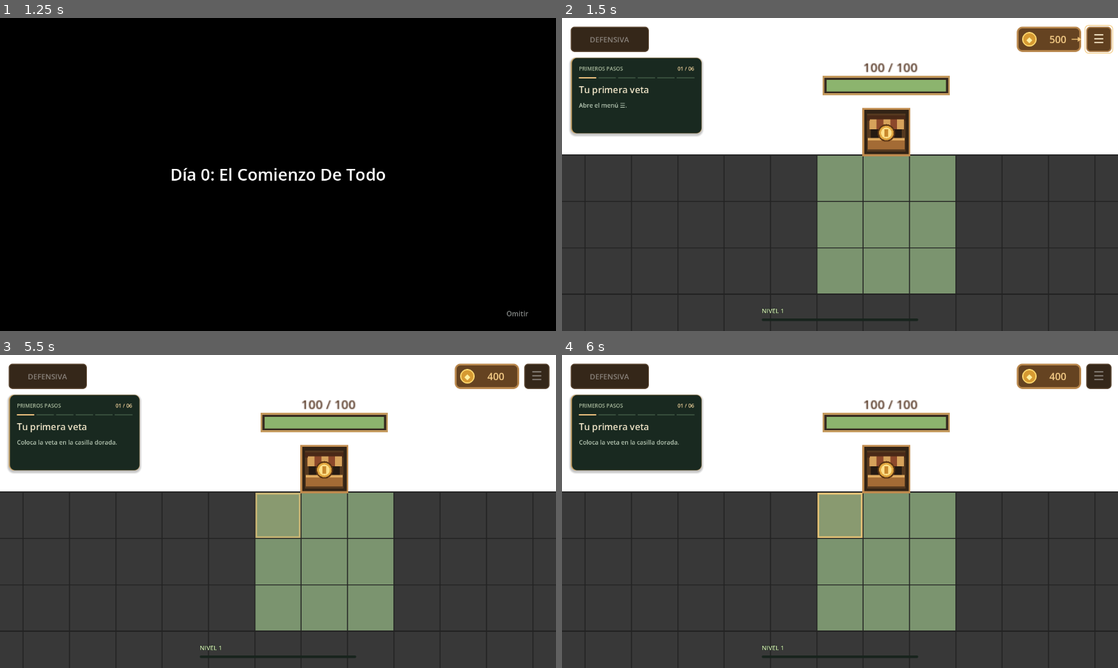
Above: before the commit, frames 1-4 (two rows, left to right).
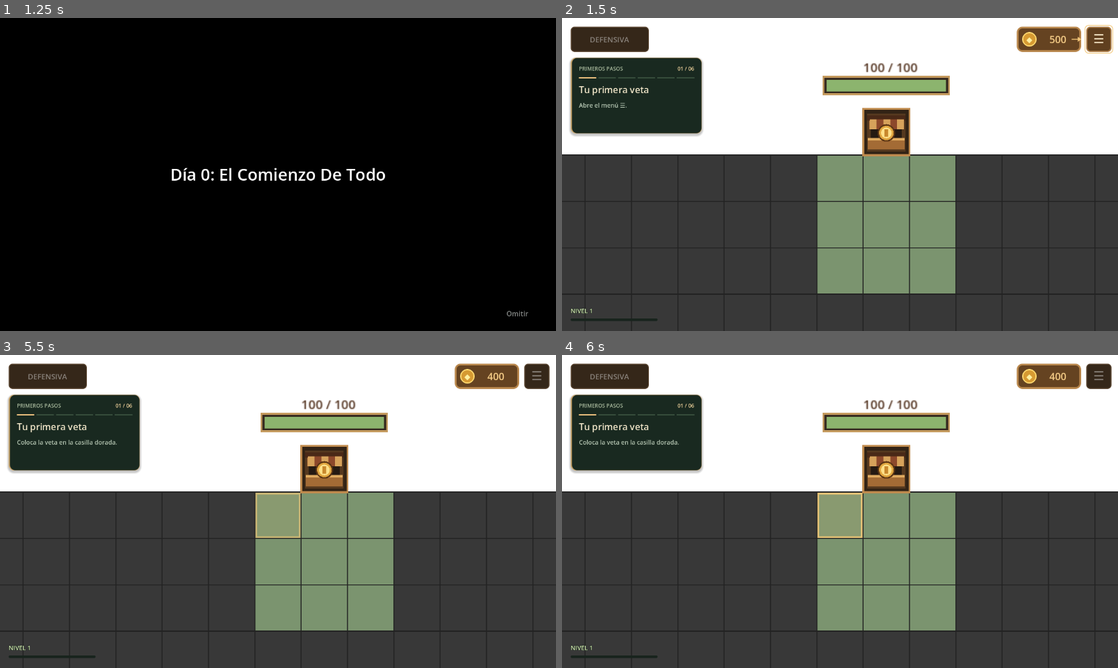
Above: after the commit, the same moments.

Repository: Therix13/MinerZombier
Game: Godot game, scene res://main.tscn
Same seed, same stepped clock (60 frames per second), same inputs: the game is played once before the commit and once after it.
Inputs (mouse positions are in pixels of both pictures, inside the frame that each line leads up to):
- Up to frame 1 (1.25 s): tap Enter at 0.5 s; move the mouse to (400, 158) at 0.52 s; tap Backspace at 0.6 s; click (400, 158) at 0.67 s
- Up to frame 2 (1.5 s): click "Omitir" at 1.25 s
- Up to frame 3 (5.5 s): click "☰" at 2 s; click "BASE >" at 2.75 s; click "← VOLVER" at 3.5 s; click "BASE >" at 4.25 s; click "VETA DE CARBÓN · 100" at 5 s
- Up to frame 4 (6 s): tap Space at 5.75 s; drag from (728, 527) to (812, 574) at 5.77 s

Frame 1 is identical in both runs. In frame 2, 0.3% of the frame differs, in the area x 1-64%, y 92-97%; in frame 3, 0.3%; in frame 4, 0.3%.

Commit message:
Add animated mining hint and combat-focused exponential leveling

Diff:
--- a/Scripts/progression_manager.gd
+++ b/Scripts/progression_manager.gd
@@ -5,11 +5,11 @@
 signal technology_unlocked(technology_id: String)
 signal research_unlocked(research_id: String)
 
-const BASE_LEVEL_EXPERIENCE: int = 25
-const LEVEL_EXPERIENCE_STEP: int = 15
+const BASE_LEVEL_EXPERIENCE: int = 50
+const LEVEL_EXPERIENCE_GROWTH: float = 1.6
 const POINTS_PER_LEVEL: int = 1
-const ZOMBIE_EXPERIENCE: int = 10
-const SALE_EXPERIENCE := {"coal": 2, "brass": 3}
+const ZOMBIE_EXPERIENCE: int = 25
+const SALE_EXPERIENCE := {"coal": 1, "brass": 2}
 const RESEARCHES := {
 	"drill": {
 		"name": "Taladro", "branch": "MINERÍA", "cost": 1, "level": 2,
@@ -44,7 +44,7 @@
 var unlocked: Dictionary = {}
 
 func experience_to_next_level() -> int:
-	return BASE_LEVEL_EXPERIENCE + (level - 1) * LEVEL_EXPERIENCE_STEP
+	return roundi(BASE_LEVEL_EXPERIENCE * pow(LEVEL_EXPERIENCE_GROWTH, level - 1))
 
 func add_experience(amount: int) -> void:
 	if amount <= 0:
--- a/Scripts/shop_manager.gd
+++ b/Scripts/shop_manager.gd
@@ -160,9 +160,9 @@
 
 func build_progression_panel() -> void:
 	progression_panel = PanelContainer.new()
-	progression_panel.set_anchors_and_offsets_preset(Control.PRESET_CENTER_BOTTOM)
-	progression_panel.offset_left = -180.0
-	progression_panel.offset_right = 180.0
+	progression_panel.set_anchors_and_offsets_preset(Control.PRESET_BOTTOM_LEFT)
+	progression_panel.offset_left = 20.0
+	progression_panel.offset_right = 220.0
 	progression_panel.offset_top = -58.0
 	progression_panel.offset_bottom = -20.0
 	progression_panel.mouse_filter = Control.MOUSE_FILTER_IGNORE
@@ -199,7 +199,7 @@
 	level_label.text = "NIVEL %d" % progression.level
 	experience_bar.max_value = progression.experience_to_next_level()
 	experience_bar.value = progression.experience
-	experience_bar.tooltip_text = "EXP %d / %d\nGana EXP vendiendo minerales y derrotando zombis." % [progression.experience, progression.experience_to_next_level()]
+	experience_bar.tooltip_text = "EXP %d / %d\nZombi +%d · venta de carbón +%d · venta de latón +%d." % [progression.experience, progression.experience_to_next_level(), progression.ZOMBIE_EXPERIENCE, progression.SALE_EXPERIENCE["coal"], progression.SALE_EXPERIENCE["brass"]]
 	progression_panel.visible = not shop_open and not shop_animating
 	refresh_research_buttons()
 	refresh_item_buttons()
@@ -216,7 +216,7 @@
 	if progression == null:
 		return
 	research_summary = create_label("", 17, Color("#d6edb4"))
-	research_summary.tooltip_text = "Cada nivel otorga 1 punto de investigación.\nEXP: zombis +10 · carbón vendido +2 · latón vendido +3."
+	research_summary.tooltip_text = "Cada nivel otorga 1 punto de investigación.\nEXP: zombi +%d · carbón vendido +%d · latón vendido +%d." % [progression.ZOMBIE_EXPERIENCE, progression.SALE_EXPERIENCE["coal"], progression.SALE_EXPERIENCE["brass"]]
 	shop_content.add_child(research_summary)
 	var previous_branch: String = ""
 	var row: HBoxContainer
--- a/Scripts/tutorial_guide.gd
+++ b/Scripts/tutorial_guide.gd
@@ -9,12 +9,19 @@
 var resupply_taught: bool = false
 var last_transitioning: bool = false
 var pointer: GuidePointer
+var click_mouse := StyleBoxFlat.new()
+var click_button := StyleBoxFlat.new()
 
 func _ready() -> void:
 	game = get_parent() as Node2D
 	cycle = game.get("cycle")
 	game.get("renderer").tutorial = cycle
 	z_index = 1000
+	click_mouse.bg_color = Color("#192920")
+	click_mouse.border_color = Color("#f0c777")
+	click_mouse.set_border_width_all(1)
+	click_mouse.set_corner_radius_all(7)
+	click_button.set_corner_radius_all(3)
 	pointer = GuidePointer.new()
 	pointer.name = "TutorialPointer"
 	game.get("shop").add_child(pointer)
@@ -220,6 +227,8 @@
 			color = Color("#b6d98e")
 		draw_rect(rect, Color(color, 0.12))
 		draw_rect(rect, Color(color, glow), false, 2.0)
+	if cells.size() == 1 and cycle.mining.vein_at(cells[0]) != "" and (not lesson or cycle.tutorial_step in [1, 5]):
+		draw_mining_click(cells[0])
 	if cells.size() == 2 and (not lesson or cycle.tutorial_step in [1, 5]):
 		var source: Vector2 = cycle.grid.get_cell_rect(cells[0]).get_center()
 		var destination: Vector2 = cycle.grid.get_cell_rect(cells[1]).get_center()
@@ -229,6 +238,20 @@
 		draw_line(source + direction * 15.0, end, color, 1.5, true)
 		draw_line(end, end - direction.rotated(0.55) * 8.0, color, 1.5, true)
 		draw_line(end, end - direction.rotated(-0.55) * 8.0, color, 1.5, true)
+
+func draw_mining_click(cell: Vector2i) -> void:
+	var rect: Rect2 = cycle.grid.get_cell_rect(cell)
+	var press: float = 0.5 + 0.5 * sin(pulse * 5.5)
+	var origin: Vector2 = Vector2(rect.get_center().x, rect.position.y - 15.0 + 1.5 * sin(pulse * 3.0) + press)
+	draw_style_box(click_mouse, Rect2(origin - Vector2(7, 10), Vector2(14, 20)))
+	click_button.bg_color = Color("#64734c").lerp(Color("#f0c777"), press)
+	draw_style_box(click_button, Rect2(origin + Vector2(-5.5, -8.5), Vector2(5, 8)))
+	draw_line(origin + Vector2(0, -8.5), origin + Vector2(0, -1), Color("#f0c777"), 0.8, true)
+	draw_line(origin + Vector2(-5.5, 0), origin + Vector2(5.5, 0), Color("#f0c777"), 0.8, true)
+	var flash := Color(0.94, 0.78, 0.47, press)
+	draw_line(origin + Vector2(-10, -7), origin + Vector2(-14, -9), flash, 1.0, true)
+	draw_line(origin + Vector2(-7, -12), origin + Vector2(-9, -16), flash, 1.0, true)
+	draw_line(origin + Vector2(-12, -2), origin + Vector2(-16, -2), flash, 1.0, true)
 
 class GuidePointer extends Control:
 	var target: Control
--- a/tests/interactions.gd
+++ b/tests/interactions.gd
@@ -111,7 +111,7 @@
 	check(not mover.drop("belt", a, left) and mover.cell_data(a) == before and mover.cell_data(left) == right_data, "Invalid platform swaps preserve both buildings")
 	check(mover.drop("nugget", a, left) and game.launchers.launchers[left]["ammo"].size() == 2 and game.conveyors.belts.has(a) and game.mining.nuggets_at(a) == 0, "Loading ammunition still consumes ore without moving its belt")
 	put(a, {"coal": 1})
-	check(mover.drop("nugget", a, game.grid.sale_cell) and game.economy.coins == coins + 5 and game.progression.total_experience == 2, "Selling still consumes one nugget and awards the normal rewards")
+	check(mover.drop("nugget", a, game.grid.sale_cell) and game.economy.coins == coins + 5 and game.progression.total_experience == 1, "Selling still consumes one nugget and awards the normal rewards")
 	clear_items()
 	put(a, {"coal": 1})
 	put(b, {"brass": 1})
--- a/tests/lifecycle.gd
+++ b/tests/lifecycle.gd
@@ -56,7 +56,7 @@
 	check_first_automated_sale(game)
 	for iteration in range(3):
 		game.get("cycle").day = 2
-		game.get("progression").add_experience(120)
+		game.get("progression").add_experience(260)
 		game.call("research_technology", "drill")
 		game.call("research_technology", "brass")
 		var refs: Array[WeakRef] = manager_refs(game)
--- a/tests/progression.gd
+++ b/tests/progression.gd
@@ -22,15 +22,22 @@
 
 func check_level_rules() -> void:
 	var player: RefCounted = ProgressionScript.new()
+	var curve: Array[int] = []
+	for value in range(1, 6):
+		player.level = value
+		curve.append(player.experience_to_next_level())
+	check(curve == [50, 80, 128, 205, 328], "Level requirements follow the exponential curve")
+	player.level = 1
+	check(ProgressionScript.ZOMBIE_EXPERIENCE >= 12 * ProgressionScript.SALE_EXPERIENCE["brass"], "Zombie kills dominate the small mineral-sale rewards")
 	var levels: Array[int] = []
 	player.level_up.connect(func(value: int) -> void: levels.append(value))
 	player.add_experience(-50)
 	player.award_sale("unknown")
 	check(player.total_experience == 0, "Invalid rewards do not change EXP")
-	player.add_experience(24)
+	player.add_experience(49)
 	check(player.level == 1 and player.research_points == 0, "No early level or research point")
 	check(not player.research("drill"), "Minimum level is required for research")
-	player.add_experience(96)
+	player.add_experience(209)
 	check(player.level == 4 and player.experience == 0 and player.research_points == 3 and levels == [2, 3, 4], "Large rewards grant each level and its research point")
 	check(not player.research("unknown") and not player.research("mining_i"), "Unknown and removed global technologies spend no points")
 	check(not player.research("junction_belt"), "Unlocks require their prerequisite")
@@ -39,7 +46,7 @@
 	check(not player.research("curved_belts") and player.research_points == 1, "Duplicate research is refused")
 	check(player.is_item_unlocked("corner_right") and player.is_item_unlocked("corner_left"), "One curved-belt research unlocks both directions")
 	check(not player.research("junction_belt"), "Advanced conveyors refuse an unaffordable unlock")
-	player.add_experience(70)
+	player.add_experience(205)
 	check(player.research("junction_belt") and player.research_points == 0 and player.is_item_unlocked("junction"), "Advanced unlock costs two points and unlocks the T belt")
 	check(not player.research("drill") and not player.is_item_unlocked("drill"), "Insufficient points leave an item locked")
 	check(player.is_item_unlocked("coal") and player.is_item_unlocked("launcher") and not player.is_item_unlocked("unknown"), "Tutorial items stay available and unknown items stay locked")
@@ -73,27 +80,31 @@
 	for index in range(7): mining.mine(Vector2i(15, 1))
 	check(player.total_experience == 0, "Mining alone does not duplicate sale EXP")
 	mining.move_nugget(Vector2i(15, 0), game.grid.sale_cell)
-	check(player.total_experience == 2, "Manual coal sale awards EXP")
+	check(player.total_experience == 1, "Manual coal sale awards a small EXP reward")
 	belts.place(Vector2i(15, 0), 0)
 	for index in range(7): mining.mine(Vector2i(15, 1))
 	belts.advance(4.0)
-	check(player.total_experience == 4, "Conveyor sale awards the same EXP")
+	check(player.total_experience == 2, "Conveyor sale awards the same small EXP reward")
 	mining.place_vein(Vector2i(14, 1), 0, "brass")
 	for index in range(7): mining.mine(Vector2i(14, 1))
 	mining.move_nugget(Vector2i(14, 0), game.grid.sale_cell)
-	check(player.total_experience == 7, "Brass sales retain their EXP reward")
+	check(player.total_experience == 4, "Brass sales retain a small EXP reward")
 	manager.start_wave(1)
 	var enemy: Node = get_nodes_in_group("zombies")[0]
 	enemy.take_damage(0.25)
-	check(player.total_experience == 7, "Nonlethal hits do not award kill EXP")
+	check(player.total_experience == 4, "Nonlethal hits do not award kill EXP")
 	enemy.take_damage(100.0)
 	enemy.take_damage(100.0)
-	check(player.total_experience == 17, "A kill awards EXP exactly once")
+	check(player.total_experience == 29, "A kill awards its larger EXP reward exactly once")
 	manager.spawn_zombie()
 	get_nodes_in_group("zombies")[0].take_damage(100.0)
-	check(player.level == 2 and player.experience == 2 and player.research_points == 1, "Sales and kills level up and award research points")
+	check(player.level == 2 and player.experience == 4 and player.research_points == 1, "Zombie kills provide the level and research point")
 	manager._process(0.01)
-	check(shop.level_label.text.contains("NIVEL 2") and shop.experience_bar.value == 2, "Subtle XP HUD shows the new level")
+	check(shop.level_label.text.contains("NIVEL 2") and shop.experience_bar.value == 4, "Subtle XP HUD shows the new level")
+	var panel: Control = shop.progression_panel
+	var hud: Rect2 = panel.get_global_transform_with_canvas() * Rect2(Vector2.ZERO, panel.size)
+	var factor: float = game.ui_layer.scale.x
+	check(is_equal_approx(hud.position.x, 20.0 * factor) and is_equal_approx(hud.size.x, 200.0 * factor) and is_equal_approx(hud.end.y, root.get_visible_rect().size.y - 20.0 * factor), "The short XP bar sits at the bottom left")
 	shop.open_shop()
 	await create_timer(0.4).timeout
 	shop.open_category("BASE")
@@ -113,7 +124,7 @@
 	check(shop.research_buttons["drill"].disabled and shop.research_buttons["drill"].tooltip_text.contains("Desbloqueado"), "Unlocked cards show their completed state")
 	check(mining.mining_clicks == 7 and game.drills.drill_interval == 0.6 and belts.move_interval == 4.0 and game.launchers.damage_multiplier == 0.5, "Research does not change global construction statistics")
 	var button_id: int = shop.research_buttons["drill"].get_instance_id()
-	player.add_experience(40)
+	player.add_experience(76)
 	game.economy.add(1)
 	check(shop.research_buttons["drill"].get_instance_id() == button_id, "EXP and coin changes preserve research controls")
 	shop.research_buttons["brass"].pressed.emit()
@@ -127,7 +138,7 @@
 	shop.open_shop()
 	await create_timer(0.4).timeout
 	shop.open_category("INVESTIGACIÓN")
-	player.add_experience(1000)
+	player.add_experience(1500)
 	var points: int = player.research_points
 	shop.research_buttons["junction_belt"].pressed.emit()
 	check(not player.has_research("junction_belt") and player.research_points == points, "Button events cannot bypass item prerequisites")
--- a/tests/tutorial.gd
+++ b/tests/tutorial.gd
@@ -254,7 +254,7 @@
 	game.call("buy_brass_vein")
 	await settle()
 	check(not game.get("placing_brass"), "Advanced purchases still require their item research after the tutorial")
-	game.get("progression").add_experience(100)
+	game.get("progression").add_experience(225)
 	game.call("research_technology", "drill")
 	game.call("research_technology", "brass")
 	game.call("buy_brass_vein")
